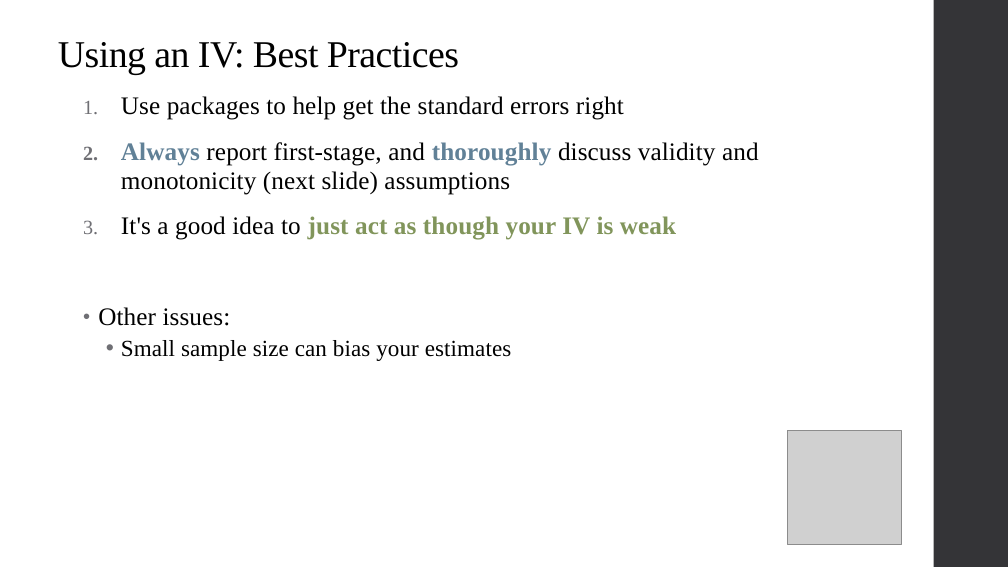
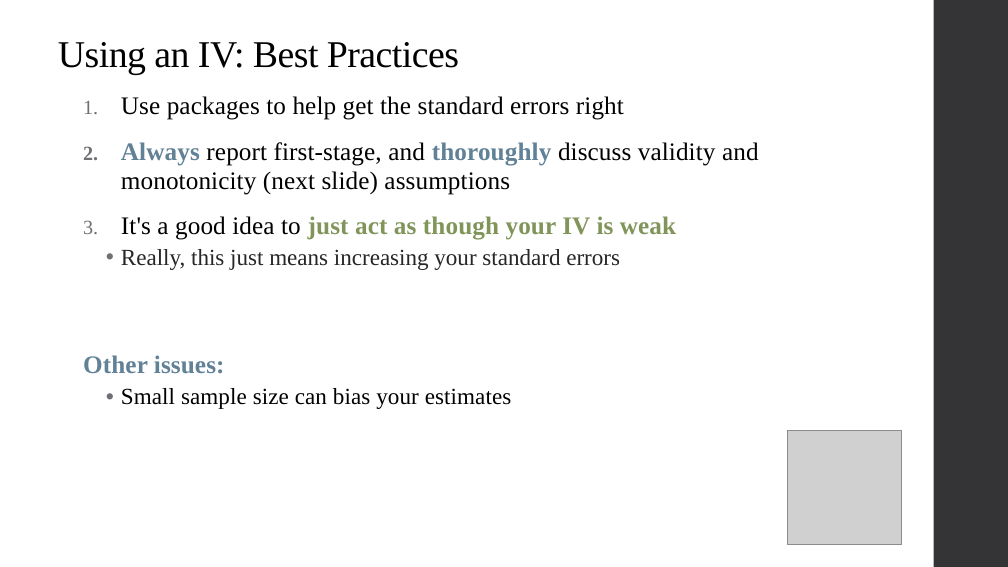
Before and after one commit to qiufei/fork-HAD5744, a slide deck: slide 41 of Lecture6_IV/Lecture6_IVEstimation_2022F.pptx. Drawn at 1008x567 pixels with LibreOffice and Linux fonts; fonts in the diff are those of the drawing; grey boxes stand for pictures. Boxes give left, top, right and bottom in pixels: in the first picture for what was removed or moved away, otherwise in the second. Text is boxed around its words. In the diff, an @@ line names an element or a change of style, - is before the commit and + after.

```diff
--- a/Lecture6_IV/Lecture6_IVEstimation_2022F.pptx
+++ b/Lecture6_IV/Lecture6_IVEstimation_2022F.pptx
@@ text at box(121, 249, 620, 270): paragraph added @@
+  • Really, this just means increasing your standard errors
@@ text at box(83, 355, 225, 374): text colour #000000 to #618197, bold on in "Other issues:"; bullet • to none @@
```
Also in this commit, not shown: 6 other slides changed, 12 other files.
